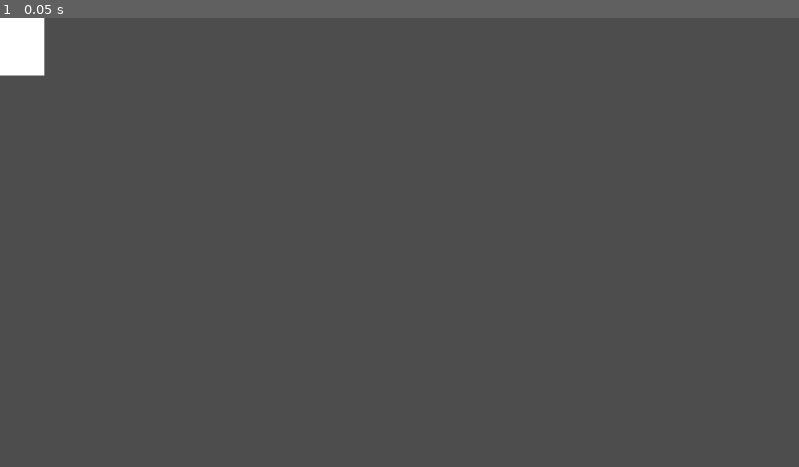
Above: before the commit, frame 1.
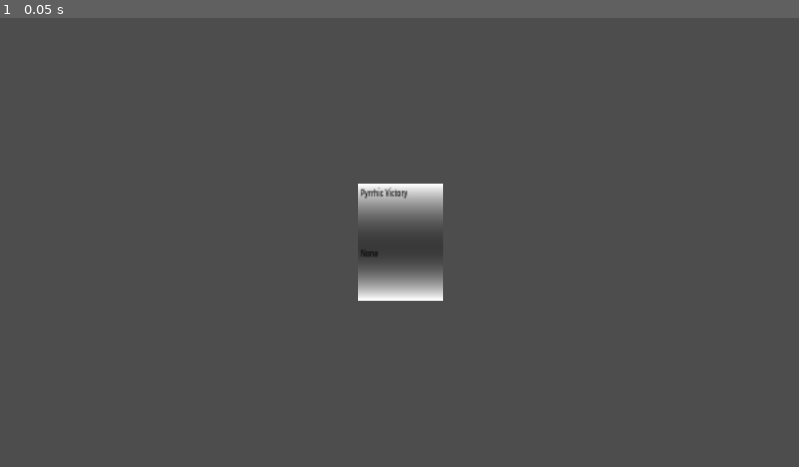
Above: after the commit, the same moment.

Repository: Odeguy/cardgameagain
Game: Godot game, scene res://game.tscn
The game is run twice, just before and just after one commit, with the same random seed, the same clock (stepped at 60 frames per second) and the same inputs.
Inputs:
- Up to frame 1 (0.05 s): no input

The runs differ from the first frame. In frame 1, 2.3% of the frame differs, in the area x 0-56%, y 0-64%.

Commit message:
Added methods for changing parts of the card, and changed the scale of the front so that the label appears properly

Diff:
--- a/card.tscn
+++ b/card.tscn
@@ -7,13 +7,11 @@
 
 [sub_resource type="Gradient" id="Gradient_kikvd"]
 offsets = PackedFloat32Array(0, 0.545455, 1)
-colors = PackedColorArray(0, 0, 0, 1, 0.374556, 0.476977, 0.814928, 1, 1, 1, 1, 1)
+colors = PackedColorArray(1, 1, 1, 1, 0, 0, 0, 0.254902, 1, 1, 1, 1)
 
 [sub_resource type="GradientTexture2D" id="GradientTexture2D_rjlel"]
 gradient = SubResource("Gradient_kikvd")
 fill_to = Vector2(0, 1)
-
-[sub_resource type="CanvasTexture" id="CanvasTexture_kikvd"]
 
 [node name="Card" type="Node2D"]
 script = ExtResource("1_kikvd")
@@ -21,25 +19,31 @@
 [node name="Body" type="StaticBody2D" parent="."]
 
 [node name="Shape" type="CollisionShape2D" parent="Body"]
+visible = false
 shape = SubResource("RectangleShape2D_rjlel")
 
 [node name="Back" type="Sprite2D" parent="Body"]
+visible = false
 position = Vector2(1.5, -0.500004)
 scale = Vector2(1.92188, 2.64063)
 texture = SubResource("GradientTexture2D_rjlel")
 
 [node name="Front" type="Sprite2D" parent="Body"]
-position = Vector2(1.5, -0.999993)
-scale = Vector2(125, 168)
-texture = SubResource("CanvasTexture_kikvd")
+position = Vector2(1.5, -0.500004)
+scale = Vector2(1.92188, 2.64063)
+texture = SubResource("GradientTexture2D_rjlel")
 
-[node name="Name" type="RichTextLabel" parent="Body/Front"]
-anchors_preset = -1
-anchor_right = 2.154
-anchor_bottom = 0.605
-offset_left = 0.348
-offset_top = 0.267857
-offset_right = 38.194
-offset_bottom = 39.6629
-bbcode_enabled = true
-text = "Name"
+[node name="NameLabel" type="RichTextLabel" parent="Body/Front"]
+offset_left = -30.0
+offset_top = -31.0
+offset_right = 29.0
+offset_bottom = -21.0
+fit_content = true
+scroll_active = false
+
+[node name="EffectLabel" type="RichTextLabel" parent="Body/Front"]
+offset_left = -30.0
+offset_top = 2.0
+offset_right = 29.0
+offset_bottom = 27.0
+scroll_active = false
--- a/card_script.gd
+++ b/card_script.gd
@@ -3,8 +3,16 @@
 var card_name
 var effect
 var front = false
+var color
+var font
+var font_size
 
 func _ready():
+	color = await Color(0, 0, 0)
+	font_size = 12
+	card_name = ""
+	effect = ""
+	front = false
 	toggle_side()
 
 func toggle_side():
@@ -15,3 +23,36 @@
 		$Body/Back.hide()
 		$Body/Front.show()
 	front = !front
+
+func set_color(color_entered):
+	color = color_entered
+	re_push()
+
+func set_font_size(size_entered):
+	font_size = size_entered
+	re_push()
+
+func set_font(font_entered):
+	font = font_entered
+	re_push()
+
+func set_card_name(name_entered):
+	card_name = name_entered
+	re_push()
+
+func set_effect(effect_entered):
+	effect = effect_entered
+	re_push()
+
+func re_push():
+	$Body/Front/NameLabel.clear()
+	if(color != null): $Body/Front/NameLabel.push_color(color)
+	if(font_size != null): $Body/Front/NameLabel.push_font_size(font_size)
+	if(font != null): $Body/Front/NameLabel.push_font(font)
+	if(card_name != null): $Body/Front/NameLabel.append_text(card_name)
+
+	$Body/Front/EffectLabel.clear()
+	if(color != null): $Body/Front/EffectLabel.push_color(color)
+	if(font_size != null): $Body/Front/EffectLabel.push_font_size(font_size)
+	if(font != null): $Body/Front/EffectLabel.push_font(font)
+	if(effect != null): $Body/Front/EffectLabel.append_text(effect)
--- a/game_script.gd
+++ b/game_script.gd
@@ -13,6 +13,8 @@
 
 func create_card(num):
 	var new_card = card_scene.instantiate()
-	new_card.card_name = cards["cards"][num]["name"]
-	new_card.effect = cards["cards"][num]["effect"]
+	new_card.set_card_name(cards["cards"][num]["name"])
+	new_card.set_effect(cards["cards"][num]["effect"])
+	new_card.set_color(Color(0, 0, 0))
+	new_card.set_font_size(5)
 	return new_card
--- a/table_script.gd
+++ b/table_script.gd
@@ -4,10 +4,12 @@
 var hand = {}
 var full_deck = {}
 var deck = full_deck
+var screen_size
 func _ready():
-	$Area/Shape.shape.size = Vector2(get_viewport_rect().size.x, get_viewport_rect().size.y * 2 / 3)
-	$Area.position.x = get_viewport_rect().size.x / 2
-	$Area.position.y = get_viewport_rect().size.y / 3 + ($Area/Shape.shape.size.y * 0.5)
+	screen_size = get_viewport_rect().size
+	$Area/Shape.shape.size = Vector2(screen_size.x, screen_size.y * 2 / 3)
+	$Area.position.x = screen_size.x / 2
+	$Area.position.y = screen_size.y / 3 + ($Area/Shape.shape.size.y * 0.5)
 
 func add_to_deck(card):
 	full_deck[card.card_name] = card
@@ -17,4 +19,5 @@
 func draw_card():
 	if(deck.size() > 0):
 		deck[deck.keys()[0]].show()
+		deck[deck.keys()[0]].position = screen_size / Vector2(2, 2)
 		deck.erase(deck.keys()[0])
Not shown: 1 places in card.tscn that only renumber resources
Binary file added: fonts/InriaSans-Regular.ttf
Not shown, added: fonts/InriaSans-Regular.ttf.import
